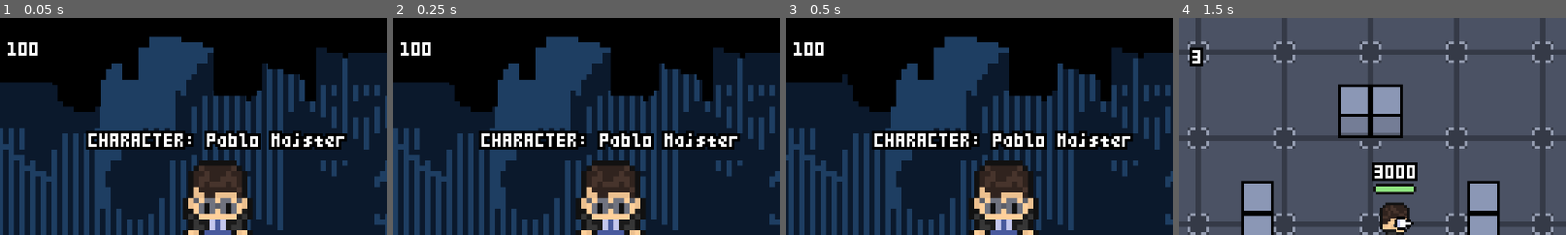
Above: before the commit, frames 1-4 (left to right).
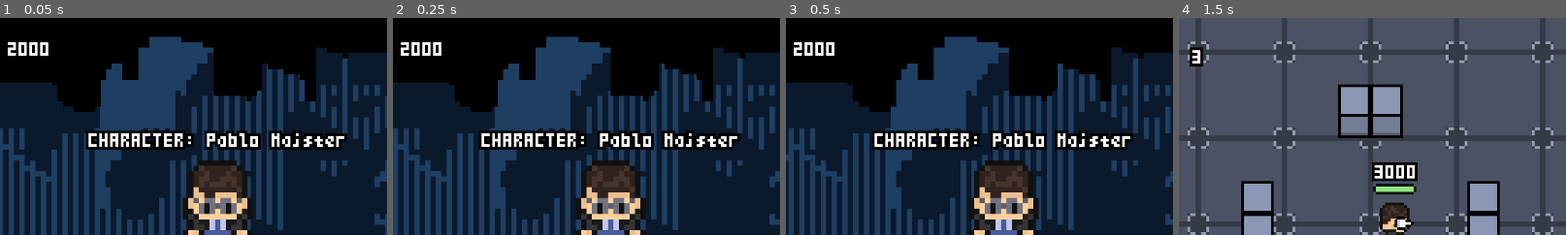
Above: after the commit, the same moments.

Repository: ppaluchowski64/SCI-Stars
Game: Godot game, scene res://scenes/lobby.tscn
Same seed, same stepped clock (60 frames per second), same inputs: the game is played once before the commit and once after it. This scene is started directly instead of the project's main scene.
Inputs (mouse positions are % of the whole screen's width and height, from its top left):
- Up to frame 1 (0.05 s): no input
- Up to frame 2 (0.25 s): no input
- Up to frame 3 (0.5 s): no input
- Up to frame 4 (1.5 s): click "PLAY" at 0.5 s; move the mouse to (72, 45) at 1.27 s; hold D (right) from 1.28 s (still down); click (72, 45) at 1.35 s
The pictures show only the part of the screen within x 22-72%, y 0-50%; the shares and areas given below are measured in that part.

The runs differ from the first frame. In frame 1, 0.2% of the frame differs, in the area x 2-13%, y 11-18%; in frame 2, 0.2%; in frame 3, 0.2%, in the area x 2-17%, y 11-30%; in frame 4, nothing differs.

Commit message:
Add upgrading panel (unfunctional)

Diff:
--- a/game/project.godot
+++ b/game/project.godot
@@ -19,6 +19,7 @@
 [autoload]
 
 Const="*res://scripts/consts.gd"
+PlayerData="*res://scripts/player_data.gd"
 
 [input]
 
--- a/game/scenes/lobby.tscn
+++ b/game/scenes/lobby.tscn
@@ -326,7 +326,7 @@
 [node name="Label" type="Label" parent="ReasourcesInterface/CoinsContainer/MarginContainer"]
 layout_mode = 2
 theme = SubResource("Theme_ut2vl")
-text = "COINS: 100"
+text = "COINS: 2000"
 vertical_alignment = 1
 metadata/_edit_use_anchors_ = true
 
--- a/game/scenes/upgrade.tscn
+++ b/game/scenes/upgrade.tscn
@@ -1,11 +1,17 @@
-[gd_scene load_steps=6 format=3 uid="uid://osklob3vwxx3"]
+[gd_scene load_steps=9 format=3 uid="uid://osklob3vwxx3"]
 
 [ext_resource type="Texture2D" uid="uid://d4bsciklmihcf" path="res://graphics/UI/buttons/upgrade.png" id="1_6d3wl"]
-[ext_resource type="Script" uid="uid://c0mr6o8ethto8" path="res://scripts/upgrade.gd" id="1_7aklf"]
+[ext_resource type="Script" uid="uid://dc6f63gdu7bw" path="res://scripts/upgrade.gd" id="1_7aklf"]
 [ext_resource type="FontFile" uid="uid://6w8leq531kr1" path="res://fonts/TeenyTinyPixls-o2zo.ttf" id="2_gdlu7"]
 [ext_resource type="Texture2D" uid="uid://b5hx8tifarjrl" path="res://graphics/UI/icons/damage.png" id="2_xvwvg"]
+[ext_resource type="Texture2D" uid="uid://c73jppjwm04hn" path="res://graphics/UI/buttons/normal.png" id="5_00gwf"]
+[ext_resource type="Texture2D" uid="uid://cm26og86ytcnc" path="res://graphics/UI/icons/money.png" id="6_jnjjj"]
 
 [sub_resource type="Theme" id="Theme_ybxfr"]
+default_font = ExtResource("2_gdlu7")
+default_font_size = 20
+
+[sub_resource type="Theme" id="Theme_jnjjj"]
 default_font = ExtResource("2_gdlu7")
 default_font_size = 20
 
@@ -140,4 +146,56 @@
 pivot_offset = Vector2(20, 20)
 color = Color(0.117647, 0.243137, 0.384314, 1)
 
+[node name="DescriptionLabel" type="Label" parent="Panel"]
+visible = false
+offset_left = -32.0
+offset_top = -164.0
+offset_right = 232.0
+offset_bottom = -59.0
+theme = SubResource("Theme_ybxfr")
+text = "DAMAGE LVL 1
+increase damage per projectile
+400 -> 600"
+autowrap_mode = 3
+metadata/_edit_use_anchors_ = true
+
+[node name="ButtonAccept" type="TextureButton" parent="Panel"]
+visible = false
+custom_minimum_size = Vector2(200, 88)
+anchors_preset = 4
+anchor_top = 0.5
+anchor_bottom = 0.5
+offset_left = -12.0
+offset_top = -44.0
+offset_right = 188.0
+offset_bottom = 44.0
+grow_vertical = 2
+size_flags_horizontal = 8
+size_flags_vertical = 8
+texture_normal = ExtResource("5_00gwf")
+stretch_mode = 4
+
+[node name="Label" type="Label" parent="Panel/ButtonAccept"]
+layout_mode = 1
+anchors_preset = 14
+anchor_top = 0.5
+anchor_right = 1.0
+anchor_bottom = 0.5
+offset_left = 12.0
+offset_top = -12.0
+offset_right = -88.0
+offset_bottom = 12.0
+grow_horizontal = 2
+grow_vertical = 2
+theme = SubResource("Theme_jnjjj")
+text = "200"
+horizontal_alignment = 1
+vertical_alignment = 1
+
+[node name="Sprite2D" type="Sprite2D" parent="Panel/ButtonAccept"]
+position = Vector2(156, 40)
+scale = Vector2(4, 4)
+texture = ExtResource("6_jnjjj")
+
 [connection signal="button_down" from="TextureButton" to="." method="_on_texture_button_button_down"]
+[connection signal="button_down" from="Panel/ButtonAccept" to="." method="_on_button_accept_button_down"]
--- a/game/scripts/lobby.gd
+++ b/game/scripts/lobby.gd
@@ -1,6 +1,12 @@
 extends Node2D
 
 @onready var upgrade_interface: CanvasLayer = $UpgradeInterface
+@onready var upgrade_parent: HBoxContainer = $UpgradeInterface/Buttons
+@onready var money_label: Label = $ReasourcesInterface/CoinsContainer/MarginContainer/Label
+
+func _ready() -> void:
+	for upgrade in upgrade_parent.get_children():
+		upgrade.lobby = self
 
 func _on_button_play_button_down() -> void:
 	get_tree().call_deferred("change_scene_to_file", "res://scenes/battle.tscn")
--- /dev/null
+++ b/game/scripts/player_data.gd
@@ -0,0 +1,13 @@
+extends Node
+
+var money: float = 2000.0
+
+class Stat:
+	var base_cost: float
+	var level: int
+
+	func _init(base_cost) -> void:
+		self.base_cost = base_cost
+		self.level = 1
+
+var character_stats: Array = [[Stat.new(200.0)]]
--- a/game/scripts/upgrade.gd
+++ b/game/scripts/upgrade.gd
@@ -4,6 +4,9 @@
 @onready var name_label: Label = $NameLabel
 @onready var level_label: Label = $LevelLabel
 @onready var button: TextureButton = $TextureButton
+
+@onready var description_label: Label = $Panel/DescriptionLabel
+@onready var accept_button: TextureButton = $Panel/ButtonAccept
 
 @onready var panel: Node2D = $Panel
 
@@ -13,12 +16,23 @@
 @onready var sprite_corners: Array = corner_sprites.get_children()
 var corner_origin_pos: Array
 
+@onready var lobby: Node2D
+
 @export var type: TYPE
+@export var stat_id: int
+
+var stat: PlayerData.Stat = PlayerData.character_stats[0][stat_id]
 
 @onready var scale_tween: Tween
 var scale_factor: float = 1.0
 
 enum TYPE {DAMAGE, HEALTH}
+
+func update_values() -> void:
+	var cost: float = stat.base_cost * (1.15 ** (stat.level - 1))
+	accept_button.get_node("Label").text = str(int(cost))
+
+	lobby.money_label.text = "COINS: " + str(int(PlayerData.money))
 
 func _ready() -> void:
 	match type:
@@ -62,3 +76,20 @@
 	scale_tween = create_tween()
 	scale_tween.set_trans(Tween.TRANS_CUBIC)
 	scale_tween.tween_property(self, "scale_factor", 4.0, 0.5)
+	scale_tween.tween_property(description_label, "visible", true, 0.0) # Slick but probably a bad way to do this
+	scale_tween.tween_property(accept_button, "visible", true, 0.0)
+
+	var cost: float = stat.base_cost * (1.15 ** (stat.level - 1))
+
+	update_values()
+
+func _on_button_accept_button_down() -> void:
+	var cost: float = int(stat.base_cost * (1.15 ** (stat.level - 1)))
+
+	if PlayerData.money >= cost:
+		PlayerData.money -= cost
+		stat.level += 1
+		update_values()
+		print("stat upgraded")
+	else:
+		print("not enough resources")
Not shown: 1 places in game/scenes/battle.tscn that only renumber resources
Not shown: 1 places in game/scenes/lobby.tscn that only renumber resources
Not shown: 1 places in game/scenes/player.tscn that only renumber resources
